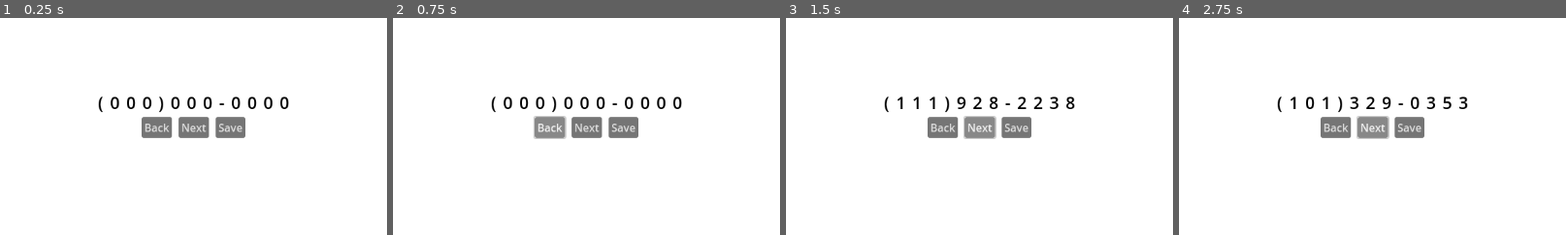
Above: before the commit, frames 1-4 (left to right).
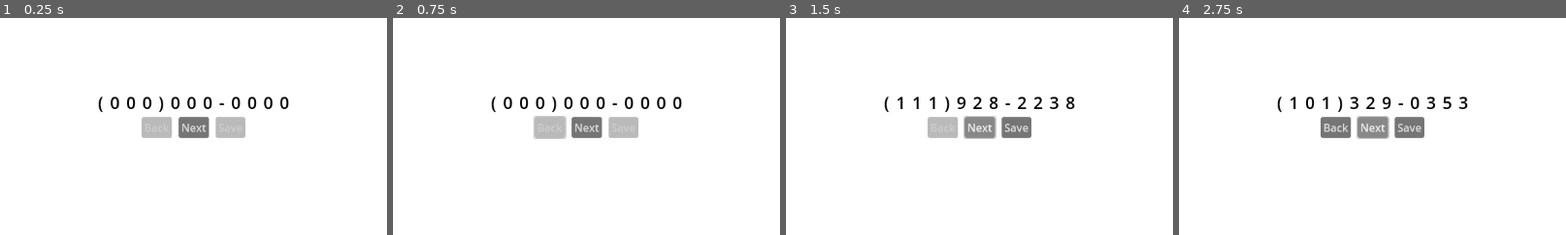
Above: after the commit, the same moments.

Repository: mjcampos/phone_number_entry
Game: Godot game, scene res://MainView/main_view.tscn
Two runs of this game, one before a commit and one after it. Both use one fixed random seed, a clock stepped at 60 frames per second and the inputs below.
Inputs (mouse positions are % of the whole screen's width and height, from its top left):
- Up to frame 1 (0.25 s): no input
- Up to frame 2 (0.75 s): click (45, 53) at 0.5 s, where only the run before the commit has a clickable "Back"
- Up to frame 3 (1.5 s): click "Next" at 1.25 s
- Up to frame 4 (2.75 s): click "Next" at 2 s
The pictures show only the part of the screen within x 25-75%, y 28-78%; the shares and areas given below are measured in that part.

The runs differ from the first frame. In frame 1, 1.3% of the frame differs, in the area x 36-64%, y 45-56%; in frame 2, 1.3%; in frame 3, 0.7%; in frame 4, nothing differs.
Error before the commit: Invalid type in function 'display_phone_number' in base 'Control (main_view.gd)'. Cannot convert argument 1 from Nil to int. (res://MainView/main_view.gd:67)

Commit message:
POC complete. Next and Back buttons work, along with disabling

Diff:
--- a/MainView/main_view.gd
+++ b/MainView/main_view.gd
@@ -11,11 +11,14 @@
 @onready var digit_9: Label = %digit9
 @onready var digit_10: Label = %digit10
 
+@onready var back_button: Button = %BackButton
+@onready var save_button: Button = %SaveButton
+
+const phone_numbers_min := 1000000000
+const phone_numbers_max := 9999999999
+
 var generated_numbers: Array = []
 var digits_label_array: Array = []
-
-const phone_numbers_min = 1000000000
-const phone_numbers_max := 9999999999
 
 func _ready() -> void:
 	digits_label_array = [digit, digit_2, digit_3, digit_4, digit_5, digit_6, digit_7, digit_8, digit_9, digit_10]
@@ -42,6 +45,8 @@
 	if success:
 		# Get recent number and pass it for display
 		display_phone_number(generated_numbers[-1])
+		check_if_back_button_needs_disabling()
+		check_if_save_button_needs_disabling()
 
 func generate_random_phone_number_digits() -> bool:
 	# Loop until return unique array of digits
@@ -62,6 +67,14 @@
 	generated_numbers.pop_back()
 
 	# Grab the previous number
-	var previous_number = generated_numbers.pop_back()
+	var previous_number = generated_numbers[-1]
 
 	display_phone_number(previous_number)
+	check_if_back_button_needs_disabling()
+	check_if_save_button_needs_disabling()
+
+func check_if_back_button_needs_disabling() -> void:
+	back_button.disabled = false if generated_numbers.size() > 1 else true
+
+func check_if_save_button_needs_disabling() -> void:
+	save_button.disabled = false if generated_numbers.size() else true
--- a/MainView/main_view.tscn
+++ b/MainView/main_view.tscn
@@ -143,8 +143,10 @@
 alignment = 1
 
 [node name="BackButton" type="Button" parent="VBoxContainer/ButtonsContainer"]
+unique_name_in_owner = true
 layout_mode = 2
 size_flags_horizontal = 4
+disabled = true
 text = "Back
 "
 
@@ -154,8 +156,10 @@
 text = "Next"
 
 [node name="SaveButton" type="Button" parent="VBoxContainer/ButtonsContainer"]
+unique_name_in_owner = true
 layout_mode = 2
 size_flags_horizontal = 4
+disabled = true
 text = "Save"
 
 [connection signal="pressed" from="VBoxContainer/ButtonsContainer/BackButton" to="." method="_on_back_button_pressed"]
